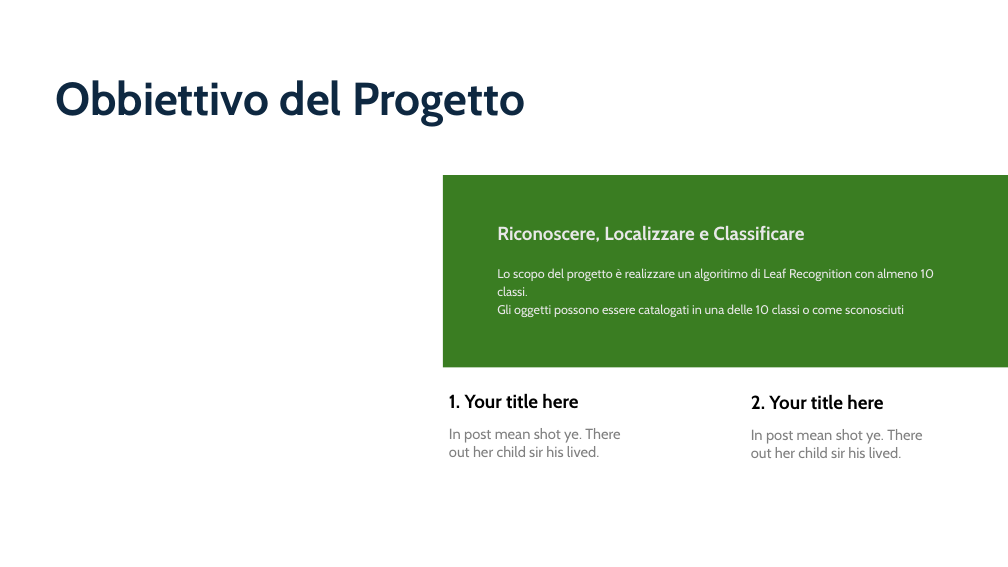
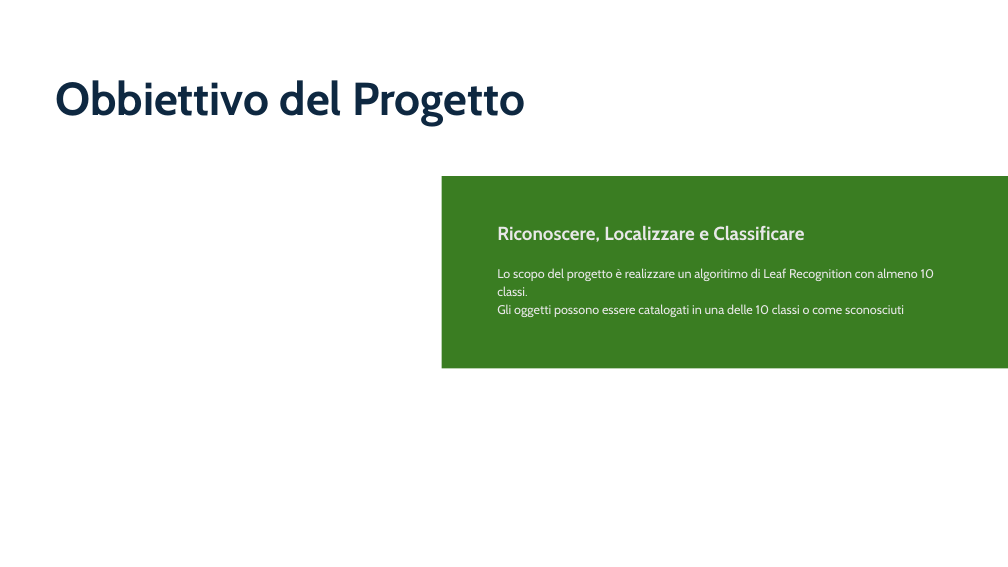
Before and after one commit to aleeteo/leaf_ID, a slide deck: slide 3 of presentazione/ProjectLeafWIP.pptx. Drawn at 1008x567 pixels with LibreOffice and Linux fonts; fonts in the diff are those of the drawing. Boxes give left, top, right and bottom in pixels: in the first picture for what was removed or moved away, otherwise in the second. Text is boxed around its words. In the diff, an @@ line names an element or a change of style, - is before the commit and + after.

```diff
--- a/presentazione/ProjectLeafWIP.pptx
+++ b/presentazione/ProjectLeafWIP.pptx
@@ text removed at box(449, 393, 620, 457) @@
-1. Your title here
-In post mean shot ye. There out her child sir his lived.
@@ text removed at box(751, 394, 922, 458) @@
-2. Your title here
-In post mean shot ye. There out her child sir his lived.
```
Also in this commit, not shown: 7 other slides changed, 9 slides added, 2 slides removed.
